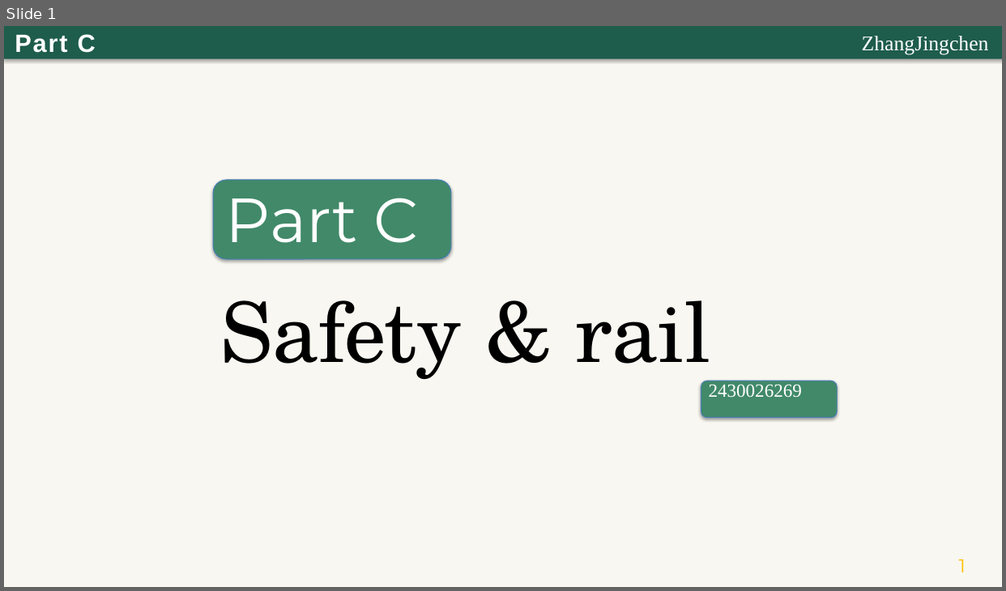
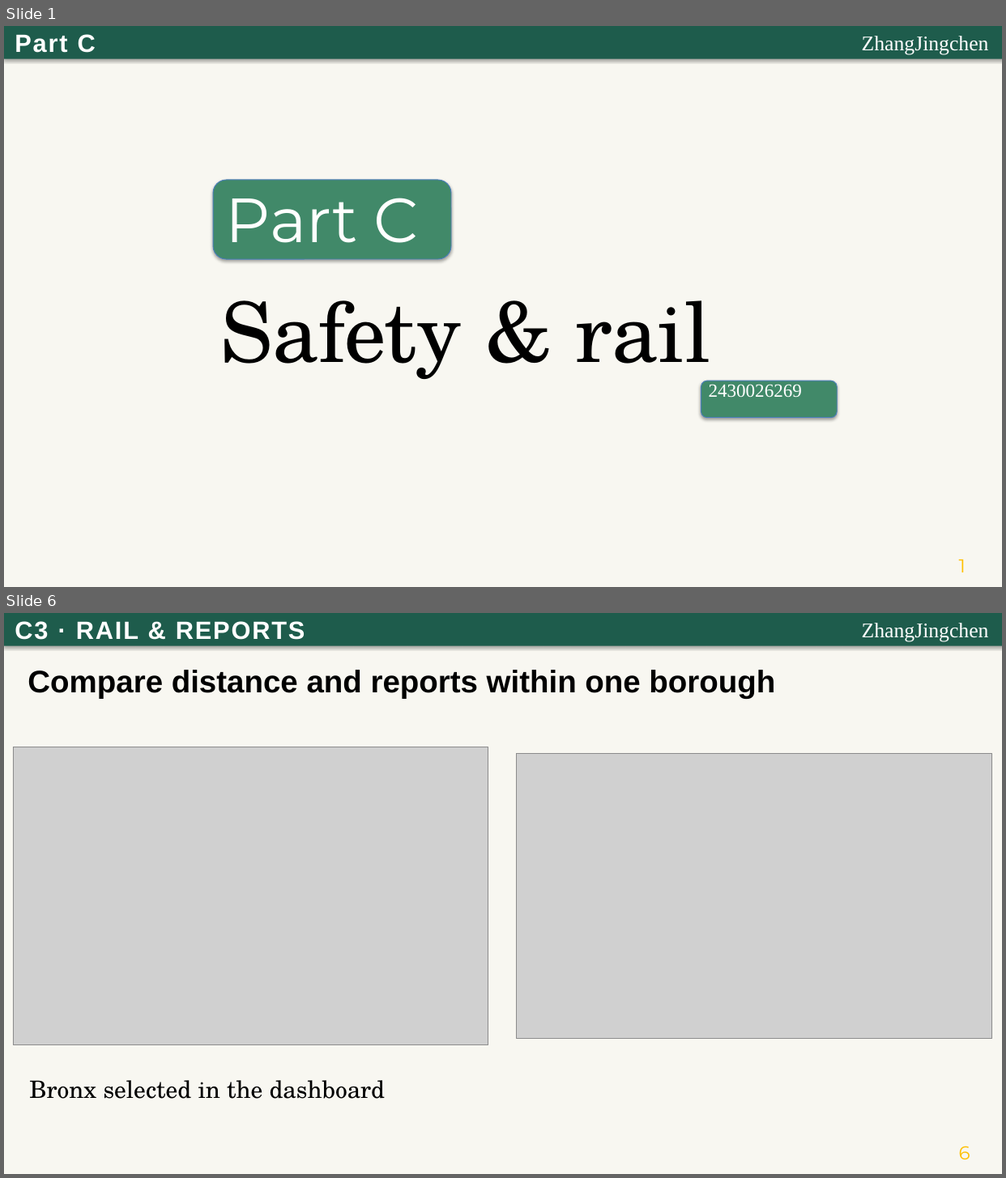
Before and after one commit to Rinnnnk/DS4073-26Fall-GroupProject, a slide deck: module_C/Part_C_Presentation.pptx. Shown one above the other, each under a label of ours: slide 1 before the commit, slides 1 and 6 after it; the slides between them are not shown. The pictures are 1006x591 and 1006x1178 pixels, drawn with LibreOffice and Linux fonts; fonts in the diff are those of the drawing; grey boxes stand for pictures. Boxes give left, top, right and bottom in pixels: in the first picture for what was removed or moved away, otherwise in the second. Text is boxed around its words. In the diff, an @@ line names an element or a change of style, - is before the commit and + after.

Commit message:
Show all eight C dashboard charts in presentation

```diff
--- a/module_C/Part_C_Presentation.pptx
+++ b/module_C/Part_C_Presentation.pptx
@@ slide 6 added at (4, 613, 1002, 1174), background #FFFFFF @@
@@ rectangle added at (4, 613, 1002, 1174), fill #F8F7F1 @@
@@ rectangle added at (4, 613, 1002, 646), fill #1E5C4C @@
@@ text added at (15, 621, 305, 640), 24 pt, text #FFFFFF, bold @@
+C3 · RAIL & REPORTS
@@ text added at (862, 623, 989, 642), 20 pt, text #FFFFFF @@
+ZhangJingchen
@@ text added at (27, 670, 775, 698), 30 pt, text #000000, bold @@
+Compare distance and reports within one borough
@@ picture added at (13, 747, 488, 1046) @@
@@ picture added at (517, 754, 992, 1039) @@
@@ text added at (29, 1080, 386, 1099), 23 pt, text #000000 @@
+Bronx selected in the dashboard
@@ text added at (959, 1146, 970, 1160), 18 pt, text #FFC000 @@
+6
```
Also in this commit, not shown: 4 other slides added, 3 slides removed, 3 other files.
